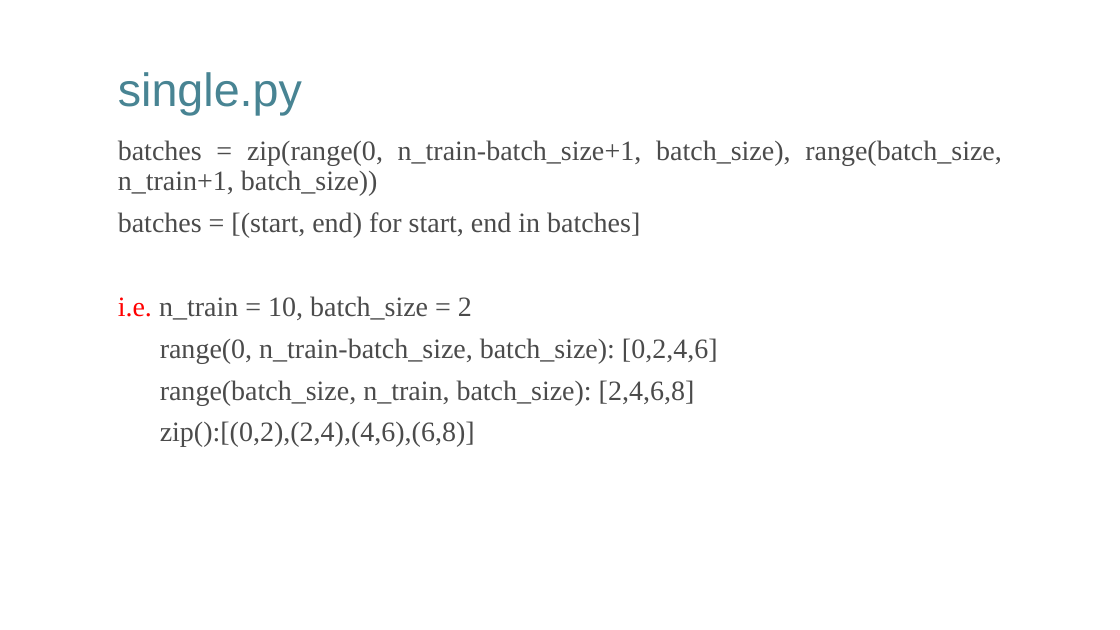
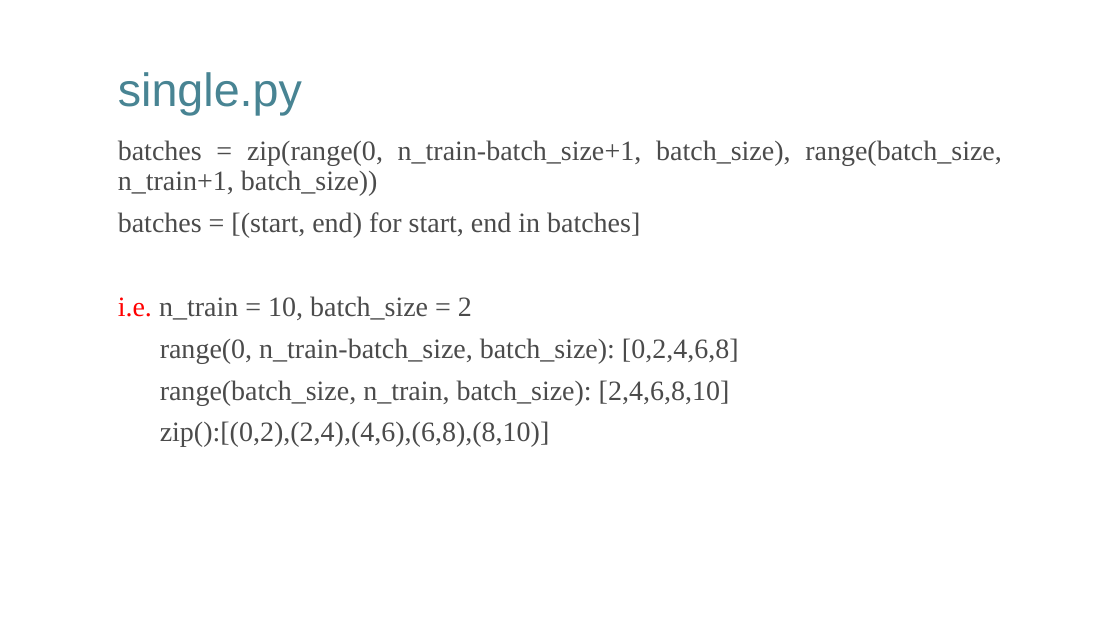
Before and after one commit to AntNLP/seminar, a slide deck: slide 15 of 2016Fall/Memory Networks (I)/MemN2N--CodeAnalysis.pptx. Drawn at 1120x630 pixels with LibreOffice and Linux fonts; fonts in the diff are those of the drawing; background and template pictures are left out. Boxes give left, top, right and bottom in pixels: in the first picture for what was removed or moved away, otherwise in the second. Text is boxed around its words. In the diff, an @@ line names an element or a change of style, - is before the commit and + after.

Commit message:
memn2n-code

```diff
--- a/2016Fall/Memory Networks (I)/MemN2N--CodeAnalysis.pptx
+++ b/2016Fall/Memory Networks (I)/MemN2N--CodeAnalysis.pptx
@@ text at (160, 338, 739, 447): text changed @@
-range(0, n_train-batch_size, batch_size): [0,2,4,6]
-range(batch_size, n_train, batch_size): [2,4,6,8]
-zip():[(0,2),(2,4),(4,6),(6,8)]
+range(0, n_train-batch_size, batch_size): [0,2,4,6,8]
+range(batch_size, n_train, batch_size): [2,4,6,8,10]
+zip():[(0,2),(2,4),(4,6),(6,8),(8,10)]
```
